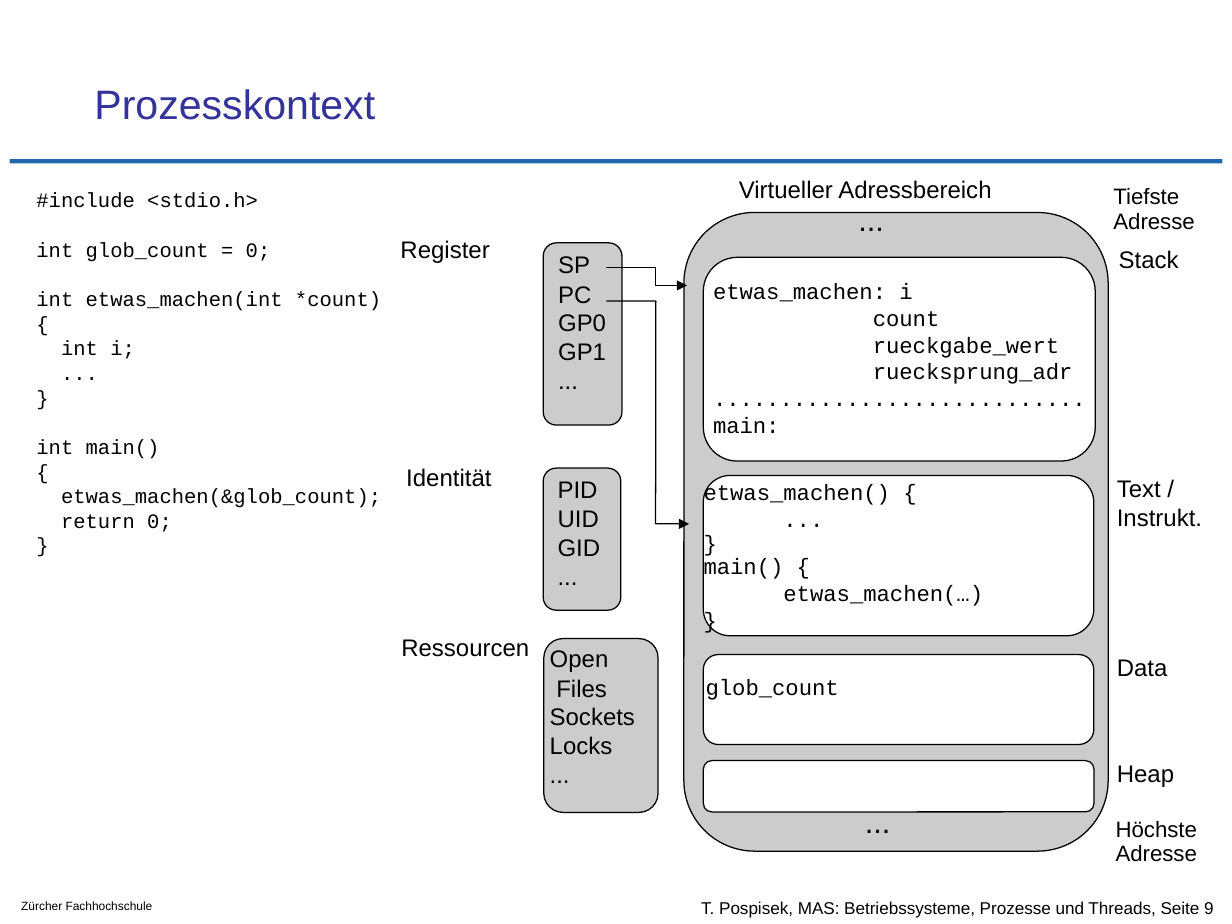
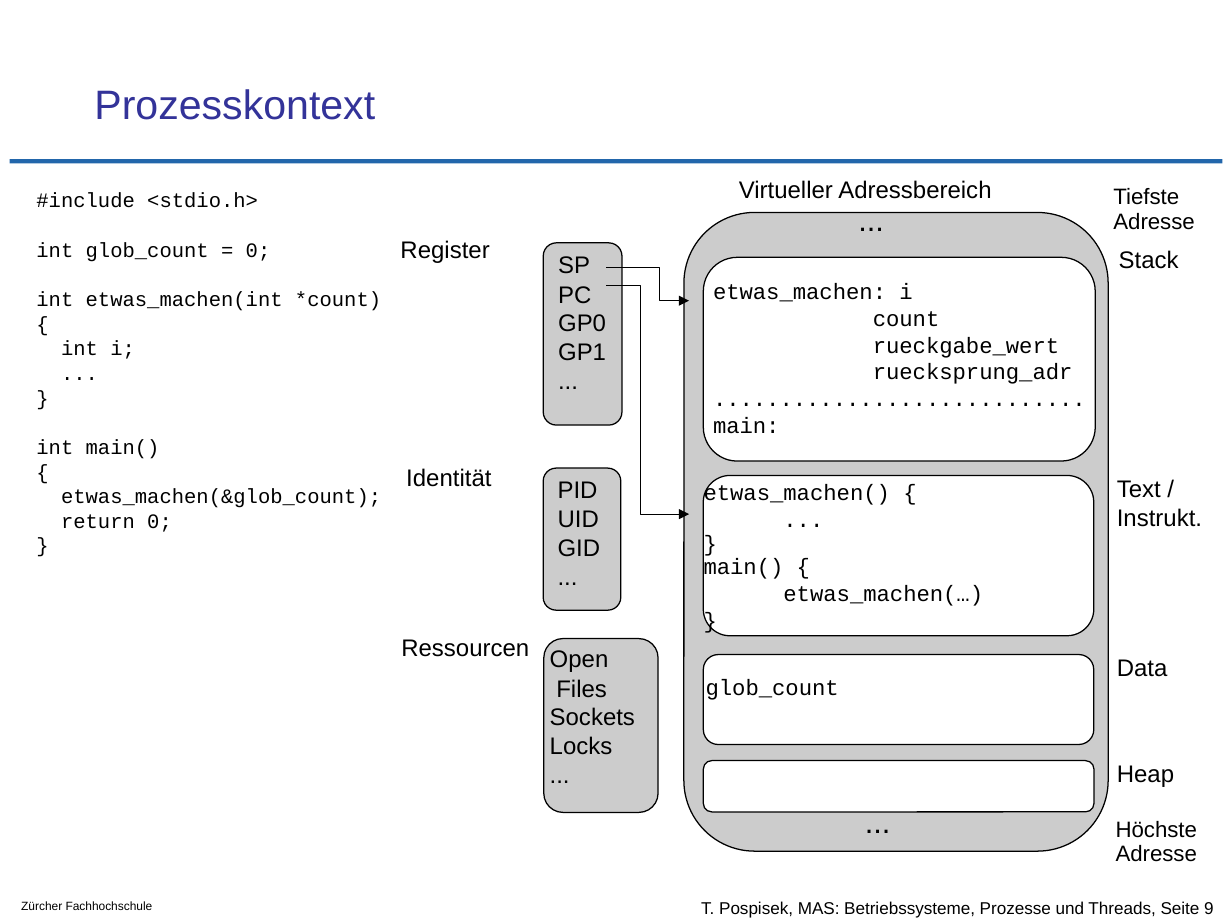
Before and after one commit to tpo/betriebssysteme, a slide deck: slide 9 of 05-2_Prozesse_und_Threads.odp. Drawn at 1232x924 pixels with LibreOffice and Linux fonts; fonts in the diff are those of the drawing; background and template pictures are left out. Boxes give left, top, right and bottom in pixels: in the first picture for what was removed or moved away, otherwise in the second. Text is boxed around its words. In the diff, an @@ line names an element or a change of style, - is before the commit and + after.

```diff
--- a/05-2_Prozesse_und_Threads.odp
+++ b/05-2_Prozesse_und_Threads.odp
@@ freeform shape: place and size @@
-freeform shape at bbox=[606, 267, 687, 286]
+freeform shape at bbox=[606, 267, 689, 301]
@@ freeform shape: place and size @@
-freeform shape at bbox=[606, 301, 689, 524]
+freeform shape at bbox=[606, 286, 689, 515]
```
Also in this commit, not shown: 2 other slides changed.
